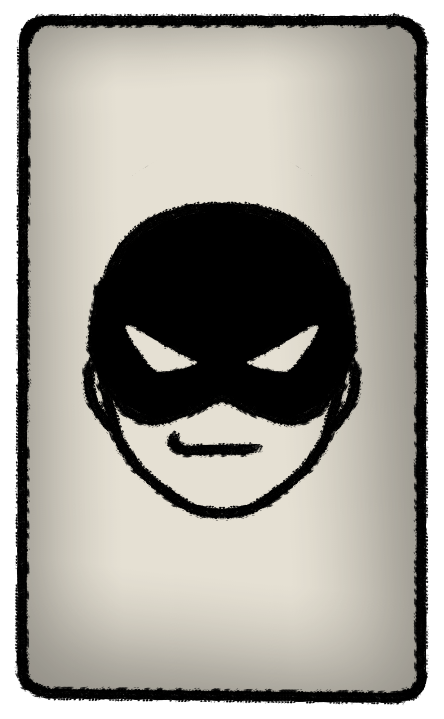
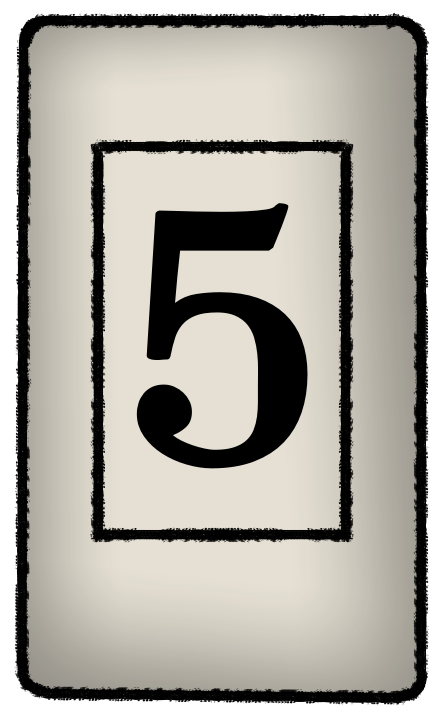
Layers edited between the first and the second w=444, h=719 image:
added group "Agrupar 11" with 2 layers above "poder_1.png" over [81, 139, 363, 543]
added layer "Pintar camada 10" in group "Agrupar 11" over [81, 139, 363, 543]
hid group "Roubar" (1 layers) over [81, 139, 363, 543]
painted on "preto" over [81, 139, 363, 543]
painted on "Background" over [81, 139, 363, 543]
